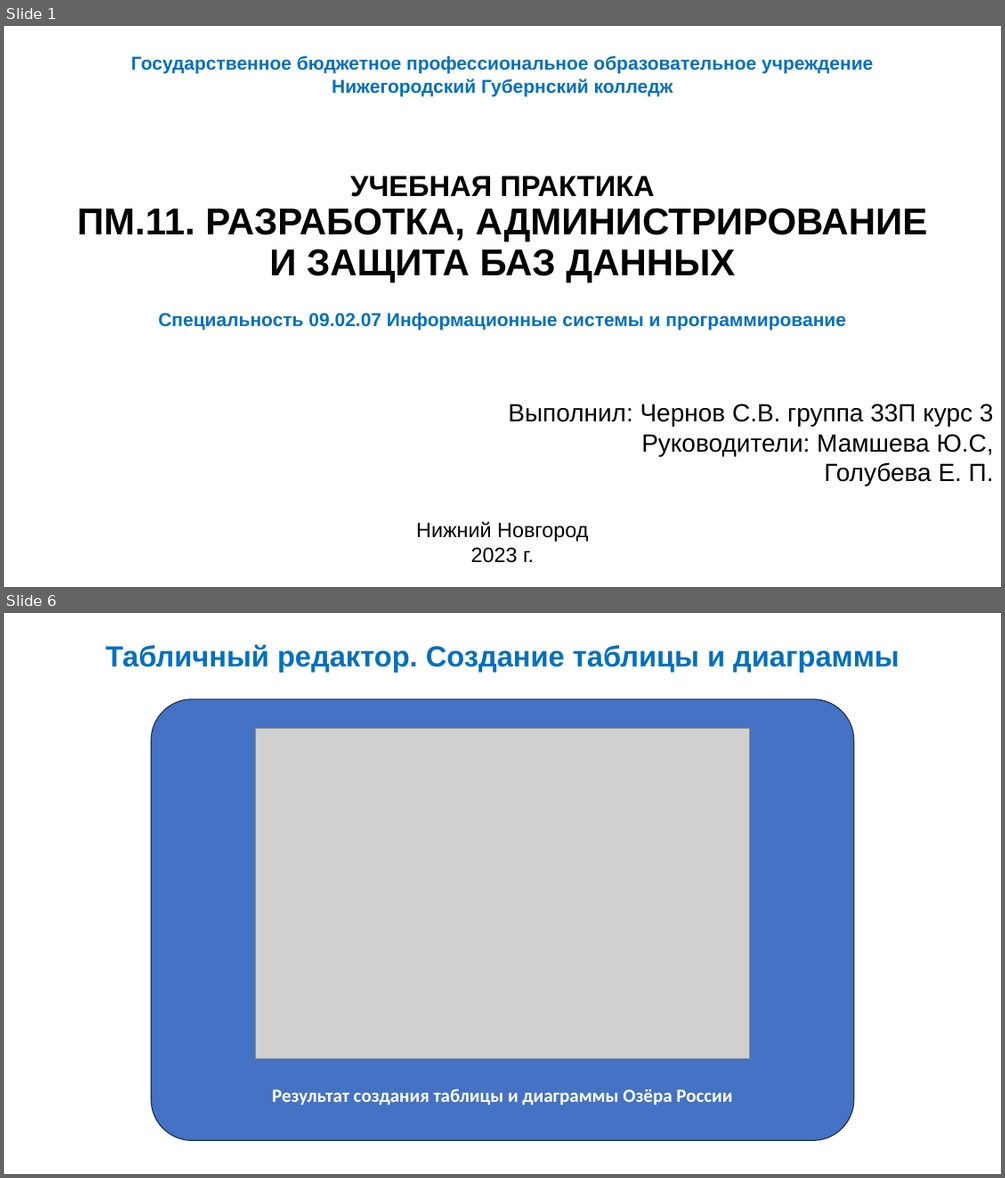
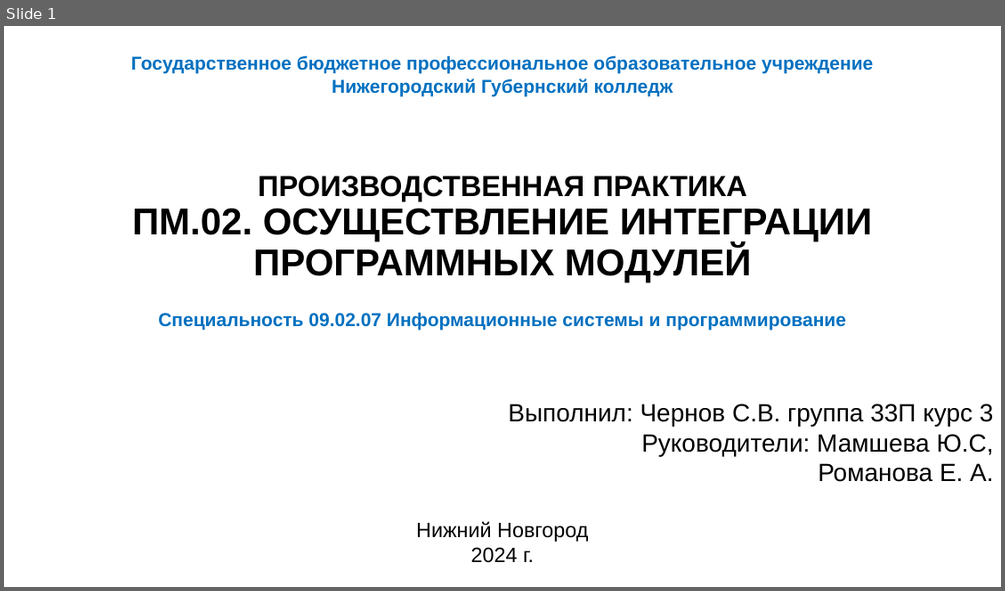
Before and after one commit to RangPinck/RequestHandler_API, a slide deck: reports/Презентация Microsoft PowerPoint.pptx. Shown one above the other, each under a label of ours: slides 1 and 6 before the commit, slide 1 after it; the slides between them are not shown. The pictures are 1005x1178 and 1005x591 pixels, drawn with LibreOffice and Linux fonts; fonts in the diff are those of the drawing; grey boxes stand for pictures. Boxes give left, top, right and bottom in pixels: in the first picture for what was removed or moved away, otherwise in the second. Text is boxed around its words. In the diff, an @@ line names an element or a change of style, - is before the commit and + after.

```diff
--- a/reports/Презентация Microsoft PowerPoint.pptx
+++ b/reports/Презентация Microsoft PowerPoint.pptx
@@ slide 6 removed at <box>4,613,1001,1174</box>, background #FFFFFF @@
@@ text removed at <box>105,644,899,672</box> @@
-Табличный редактор. Создание таблицы и диаграммы
@@ rounded rectangle removed at <box>152,699,854,1140</box> @@
@@ picture removed at <box>255,729,750,1059</box> @@
@@ text removed at <box>272,1088,732,1105</box> @@
-Результат создания таблицы и диаграммы Озёра России
@@ slide 1 changed as well @@
@@ text at <box>132,176,872,282</box>: text changed @@
-УЧЕБНАЯ ПРАКТИКА
-ПМ.11. РАЗРАБОТКА, АДМИНИСТРИРОВАНИЕ И ЗАЩИТА БАЗ ДАННЫХ
+ПРОИЗВОДСТВЕННАЯ ПРАКТИКА
+ПМ.02. ОСУЩЕСТВЛЕНИЕ ИНТЕГРАЦИИ ПРОГРАММНЫХ МОДУЛЕЙ
@@ text at <box>817,463,993,482</box>: text changed @@
-Голубева Е. П.
+Романова Е. А.
@@ text at <box>471,547,534,563</box>: text changed @@
-2023 г.
+2024 г.
```
Also in this commit, not shown: 20 slides added, 16 other slides removed, 5 other files.
